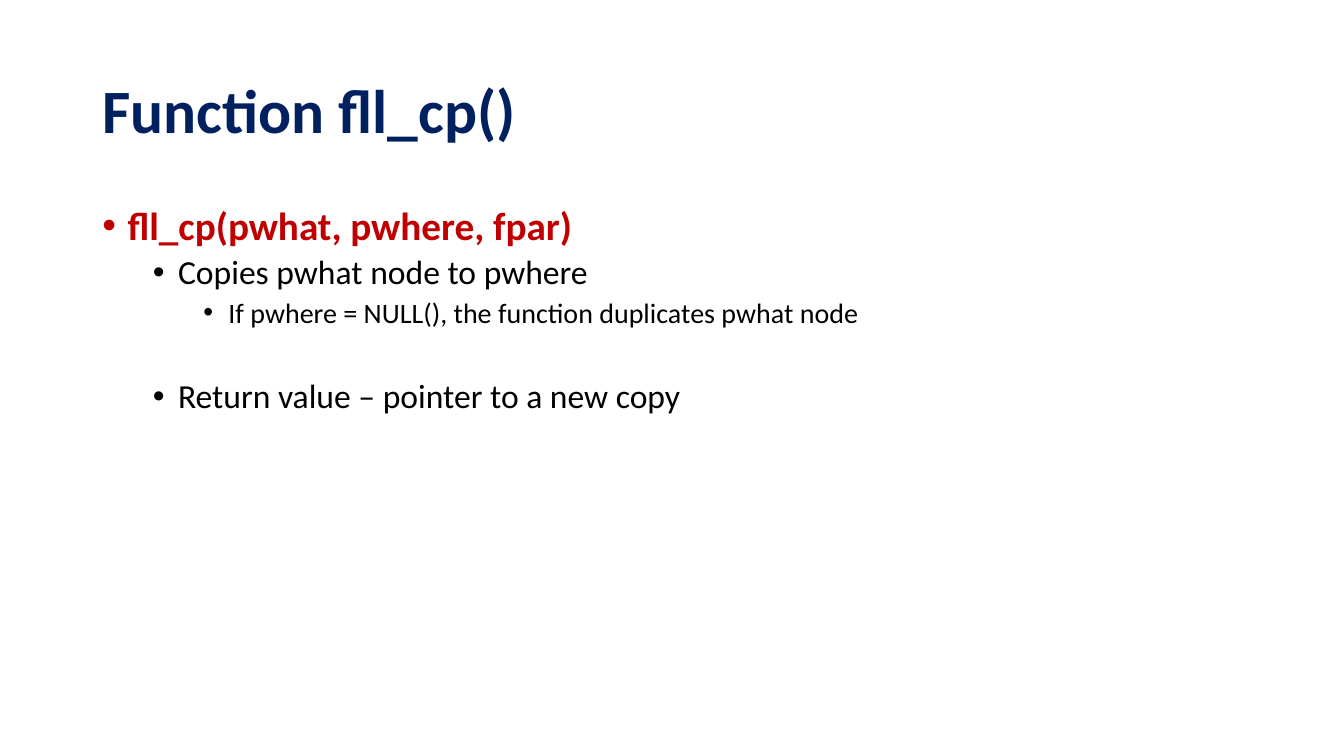
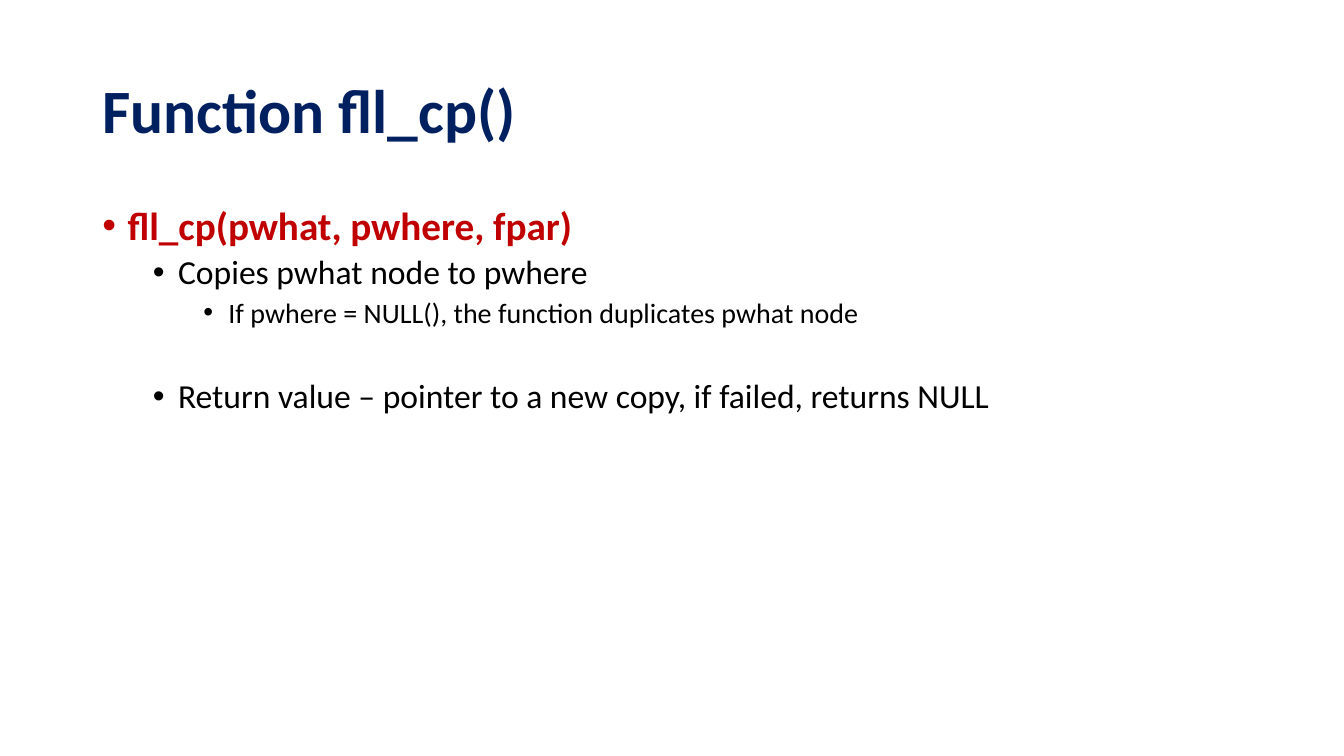
Before and after one commit to ZedThree/fort_depend.py, a slide deck: slide 8 of fll–FortranLinkedListLibrary.pptx (slide 7 before the commit). Drawn at 1344x756 pixels with LibreOffice and Linux fonts; fonts in the diff are those of the drawing. Boxes give left, top, right and bottom in pixels: in the first picture for what was removed or moved away, otherwise in the second. Text is boxed around its words. In the diff, an @@ line names an element or a change of style, - is before the commit and + after.

```diff
--- a/fll–FortranLinkedListLibrary.pptx
+++ b/fll–FortranLinkedListLibrary.pptx
@@ text at <box>178,384,988,414</box>: text changed @@
-  • Return value – pointer to a new copy
+  • Return value – pointer to a new copy, if failed, returns NULL
```
Also in this commit, not shown: 15 other slides changed, 4 slides added, 1 other file.
